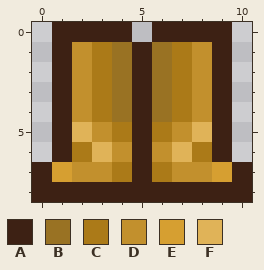
Two versions of one pixel-art sprite, CookieMod/Items/Armor/HoneyLeggings.png. The picture above was drawn from the file before the commit.
The file is 22x18 pixels, drawn in blocks of 2x2; one block is one cell here.
Palette (. is transparent): A #3d2114  B #997223  C #ab7a18  D #c2902d  E #d69f31  F #e0b358
After:
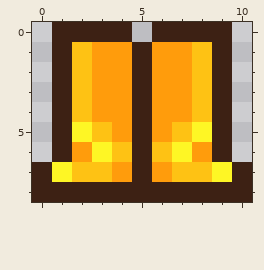
The edit:
colour C: #ab7a18 -> #ff9c0c
colour D: #c2902d -> #fec214
colour F: #e0b358 -> #fef625
Changed rows in their new state; - is a pixel that keeps its letter.
first column x 1:
1 ---C-C---
2 ---C-C---
3 ---C-C---
4 ---C-C---
7 F-------F
